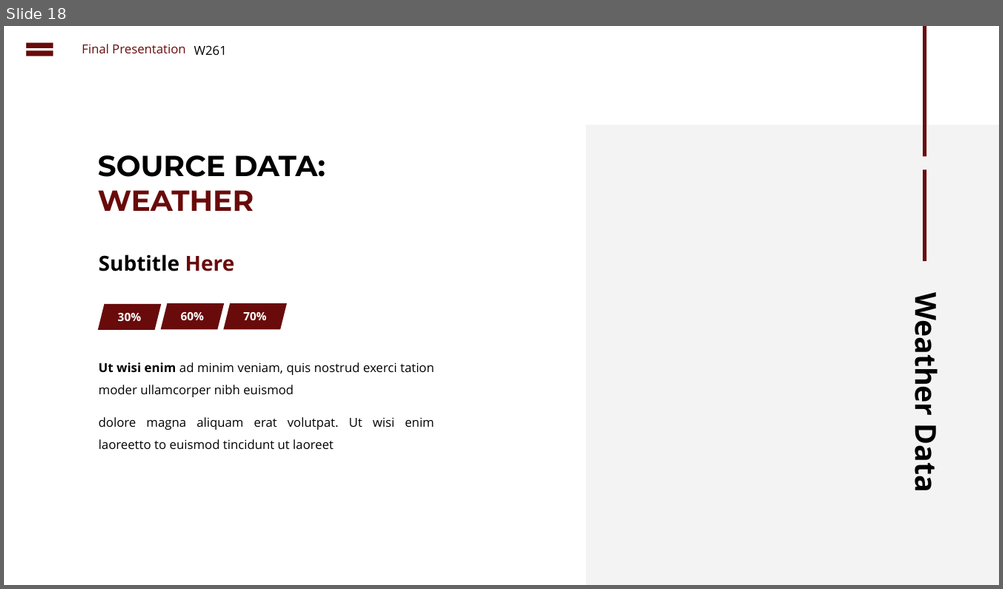
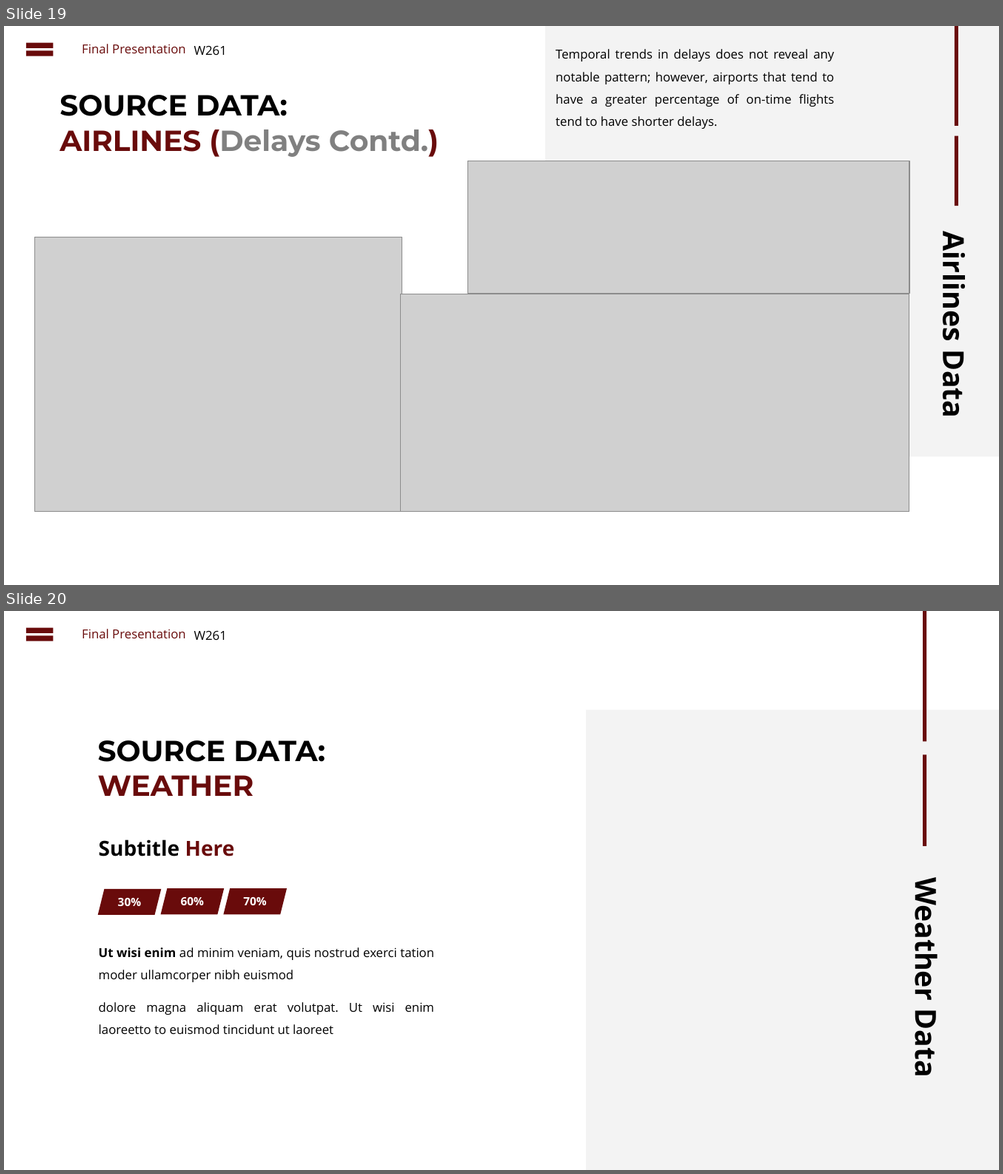
Before and after one commit to cbenge509/flightsontime, a slide deck: presentation/Delayed Flights Prediction - Final.pptx. Shown one above the other, each under a label of ours: slide 18 before the commit, slides 19 and 20 after it. The pictures are 1003x589 and 1003x1174 pixels, drawn with LibreOffice and Linux fonts; fonts in the diff are those of the drawing; grey boxes stand for pictures. Boxes give left, top, right and bottom in pixels: in the first picture for what was removed or moved away, otherwise in the second. Text is boxed around its words. In the diff, an @@ line names an element or a change of style, - is before the commit and + after.

```diff
--- a/presentation/Delayed Flights Prediction - Final.pptx
+++ b/presentation/Delayed Flights Prediction - Final.pptx
@@ slide 19 added at [4,26,999,585], background #FFFFFF @@
@@ math equal added at [21,38,58,60], fill #690B0B @@
@@ text added at [82,44,186,53], 12 pt, text #690B0B @@
+Final Presentation
@@ text added at [194,46,227,55], 12 pt, text #000000 @@
+W261
@@ rectangle added at [545,26,999,457], fill #F2F2F2 at 90% opacity @@
@@ rectangle added at [955,26,959,126], fill #690B0B @@
@@ text added at [555,49,834,129], 12 pt, text #000000 @@
+Temporal trends in delays does not reveal any notable pattern; however, airports that tend to have a greater percentage of on-time flights tend to have shorter delays.
@@ text added at [60,95,438,157], 28 pt, text #808080, bold @@
+SOURCE DATA:
+AIRLINES (Delays Contd.)
@@ rectangle added at [955,136,959,206], fill #690B0B @@
@@ picture added at [467,162,909,295] @@
@@ picture added at [34,237,401,512] @@
@@ text added at [934,242,973,416], 28 pt, text #000000, bold @@
+Airlines Data
@@ picture added at [400,294,909,511] @@
@@ what was slide 18 is now slide 20 @@
```
Also in this commit, not shown: 4 slides changed, 4 other slides added, 3 slides removed.
